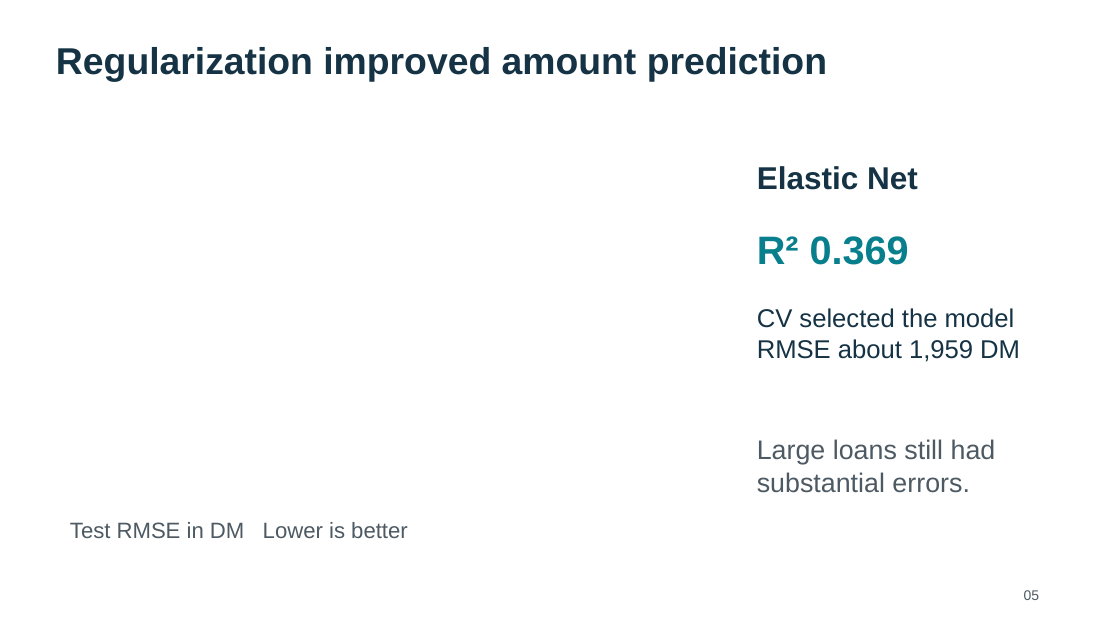
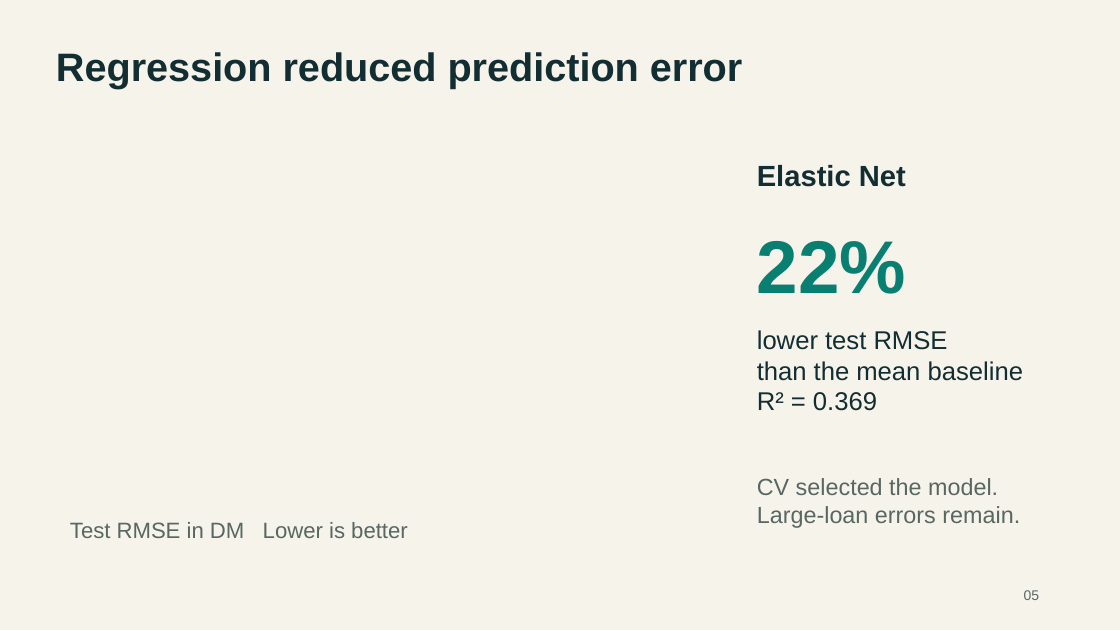
Before and after one commit to lebm646/MSCS_634_Deliverable_4, a slide deck: slide 5 of MSCS_634_Presentation.pptx. Drawn at 1120x630 pixels with LibreOffice and Linux fonts; fonts in the diff are those of the drawing. Boxes give left, top, right and bottom in pixels: in the first picture for what was removed or moved away, otherwise in the second. Text is boxed around its words. In the diff, an @@ line names an element or a change of style, - is before the commit and + after.

```diff
--- a/MSCS_634_Presentation.pptx
+++ b/MSCS_634_Presentation.pptx
@@ background #FFFFFF to #F6F3EB @@
@@ text at (56, 52, 742, 89): text changed; size 32 to 34 pt; text colour #153344 to #132E32 @@
-Regularization improved amount prediction
+Regression reduced prediction error
@@ text "Elastic Net" at (757, 165, 906, 187): size 27 to 25 pt, text colour #153344 to #132E32 @@
@@ text at (757, 241, 906, 294): text changed; size 34 to 64 pt; text colour #087F8C to #087F70 @@
-R² 0.369
+22%
@@ text at (757, 330, 1023, 411): text changed; text colour #153344 to #132E32 @@
-CV selected the model
-RMSE about 1,959 DM
+lower test RMSE
+than the mean baseline
+R² = 0.369
@@ text at (757, 478, 1020, 528): text changed; size 23 to 20 pt; text colour #4D5A63 to #586763 @@
-Large loans still had
-substantial errors.
+CV selected the model.
+Large-loan errors remain.
@@ text "Test RMSE in DM Lower ..." at (70, 522, 408, 538): text colour #4D5A63 to #586763 @@
@@ text "05" at (1024, 590, 1040, 600): text colour #4D5A63 to #586763 @@
```
Also in this commit, not shown: 10 other slides changed.
